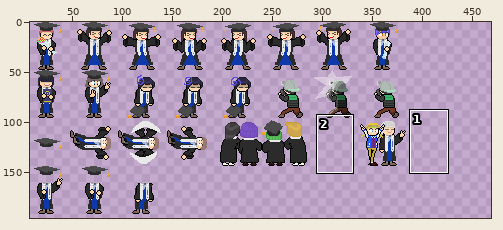
A sprite sheet gets an edit: Assets/Resources/Art/Npc/Sprite_graduation.png. Above: a wide view before the commit, with the close-up outlined.
Close-up. Before the edit:
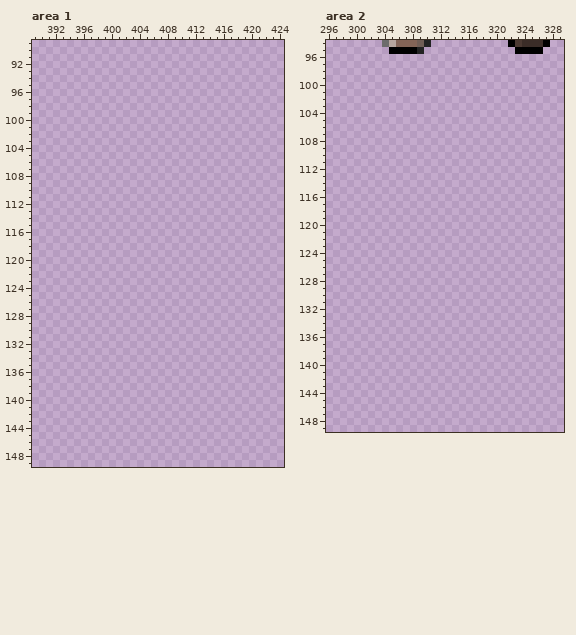
The file is 480x480 pixels. Colours within 5 levels of each other are drawn and written as one. Shown: area 1: x 389..424, y 89..149; area 2: x 296..329, y 94..149. The wide view leaves out empty margins. The commit also changed other parts of the picture, which this record leaves out.
Now the later version:
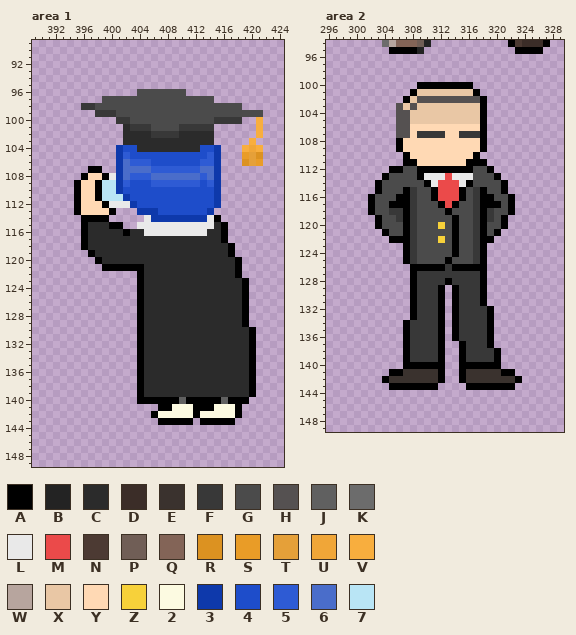
Palette (. is transparent): A #000000  B #232323  C #2b2b2b  D #3b2d28  E #3a322e  F #383838  G #4b4b4b  H #555151  J #606060  K #6c6c6c  L #e9e9e9  M #eb4a4a  N #4c3a33  P #705e56  Q #836457  R #dc9221  S #e99c27  T #e5a039  U #f0a638  V #f8ae3e  W #b7a59e  X #e9c7a5  Y #ffd9b4  Z #f7d13a  2 #fcfae1  3 #0e39ab  4 #1e4dca  5 #2e5bd4  6 #4a6dca  7 #b9e5f5
Edits made:
Changed rows in their new state; - is an unchanged pixel.
Area 1:
first column x 395:
 96 ---------GGGGGGG-----------
 97 ----GGGGGGGGGGGGGGGG-------
 98 -FFGGGGGGGGGGGGGGGGGGGGG---
 99 ---FFFGGGGGGGGGGGGGGGGGGGGG
100 ------FFGGGGGGGGGGGGFFFF--V
101 -------CFFFGGGGFFFFF------V
102 -------CCCCFFFFCCCCC------V
103 -------CCCCCCCCCCCCC-----V-
104 ------344CCCCCCCCC443---VUV
105 ------354444444444453---STR
106 ------365554444444553---RTS
107 --AA--366665555555663------
108 -AYYAL365556666666563------
109 AYYA77354445555555453------
110 AYYA77344444444444443------
111 AYYA77734444444444443------
112 AYYYALLL3444444444443------
113 AYYYYA---33344444443-------
114 -AAAA-----L33333333LA------
115 -ACCCAA--LLLLLLLLLLLCA-----
116 -ACCCCCACCLLLLLLLLLCCA-----
117 -ACCCCCCCCCCCCCCCCCCCA-----
118 -ACCCCCCCCCCCCCCCCCCCCA----
119 --ACCCCCCCCCCCCCCCCCCCA----
120 ---ACCCCCCCCCCCCCCCCCCCA---
121 ----AAAAAACCCCCCCCCCCCCA---
122 ---------ACCCCCCCCCCCCCA---
123 ---------ACCCCCCCCCCCCCCA--
124 ---------ACCCCCCCCCCCCCCA--
125 ---------ACCCCCCCCCCCCCCA--
126 ---------ACCCCCCCCCCCCCCA--
127 ---------ACCCCCCCCCCCCCCA--
128 ---------ACCCCCCCCCCCCCCA--
129 ---------ACCCCCCCCCCCCCCA--
130 ---------ACCCCCCCCCCCCCCCA-
131 ---------ACCCCCCCCCCCCCCCA-
132 ---------ACCCCCCCCCCCCCCCA-
133 ---------ACCCCCCCCCCCCCCCA-
134 ---------ACCCCCCCCCCCCCCCA-
135 ---------ACCCCCCCCCCCCCCCA-
136 ---------ACCCCCCCCCCCCCCCA-
137 ---------ACCCCCCCCCCCCCCCA-
138 ---------ACCCCCCCCCCCCCCCA-
139 ---------ACCCCCCCCCCCCCCCA-
140 ---------AAAAAAJAAAAAJAAA--
141 ------------AA222AAA222A---
142 -----------A22222A22222A---
143 ------------AAAAA-AAAAA----
Area 2:
first column x 302:
100 -------AAAAAAAA-------
101 ------AXXXXXXXXA------
102 -----AXHHHHHHHHHA-----
103 ----HXHXXXXXXXXXA-----
104 ----HHXXXXXXXXXXA-----
105 ----HHXXXXXXXXXXA-----
106 ----HHYYYYYYYYYYA-----
107 ----HHYFFFFYYFFFA-----
108 ----AYYYYYYYYYYYA-----
109 ----AYYYYYYYYYYYA-----
110 -----AYYYYYYYYYA------
111 -----AAYYYYYYYAAA-----
112 ---AAGGAAAAAAAAGGA----
113 --AGGGGALLLMLLLGGGA---
114 -AGGGGGGALMMMLAGGGGA--
115 -AGGGAFGGAMMMAGFAGGA--
116 AGGGAAFGGAMMMAGFAAGGA-
117 AGGAAAFGGGAMAGGFAAAGA-
118 AGGFFAFGGGGAGGGFAFGGA-
119 -AGGFAFGGGGGAGGFAFGA--
120 -AGGGAFGGGZGAGGFAGGA--
121 --AGGAFGGGGGAGGFAGA---
122 ---AAAFGGGZGAGGFAA----
123 -----AFGGGGGAGGFA-----
124 -----AFGGGGGAGGFA-----
125 -----AFGGGGAGGGFA-----
126 ------AAAAAFAAAAA-----
127 ------AFFFFFFFFFA-----
128 ------AFFFFAFFFFA-----
129 ------AFFFA-AFFFA-----
130 ------AFFFA-AFFFA-----
131 ------AFFFA-AFFFA-----
132 ------AFFFA-AFFFFA----
133 ------AFFFA-AFFFFA----
134 -----AFFFFA-AFFFFA----
135 -----AFFFFA-AFFFFA----
136 -----AFFFFA-AFFFFA----
137 -----AFFFFA--AFFFA----
138 -----AFFFFA--AFFFFA---
139 -----AFFFFA--AFFFFA---
140 -----AAAAAA--AAAAAA---
141 ---AAEEEEEA--AEEEEEAA-
142 --AEEEEEEEA--AEEEEEEEA
143 ---AAAAAAA----AAAAAAA-
Changed places in both close-ups, as pixel boxes (x1, y1, x2, y2):
added: (74, 89, 263, 425)
added: (368, 82, 522, 390)
